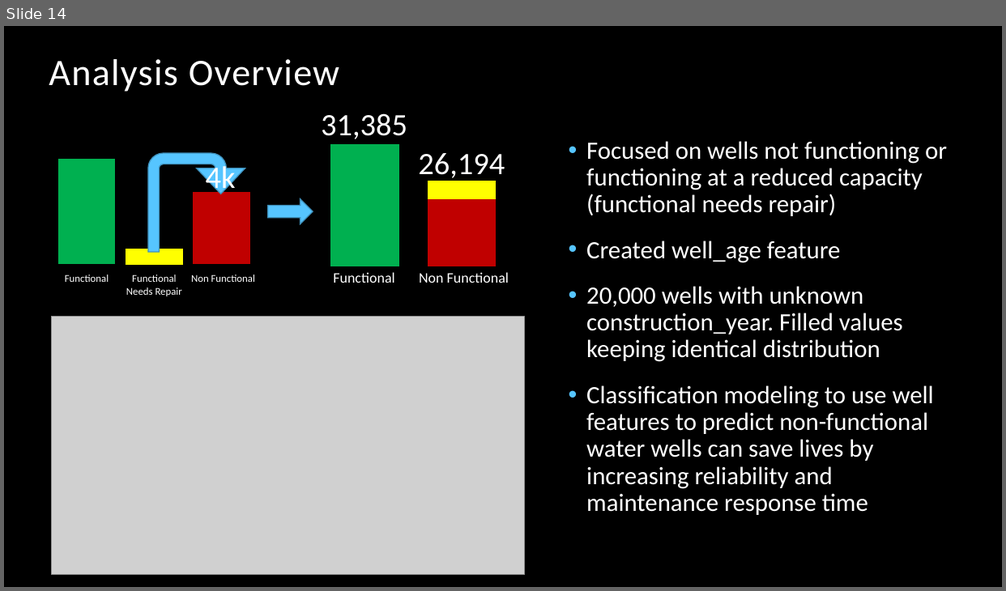
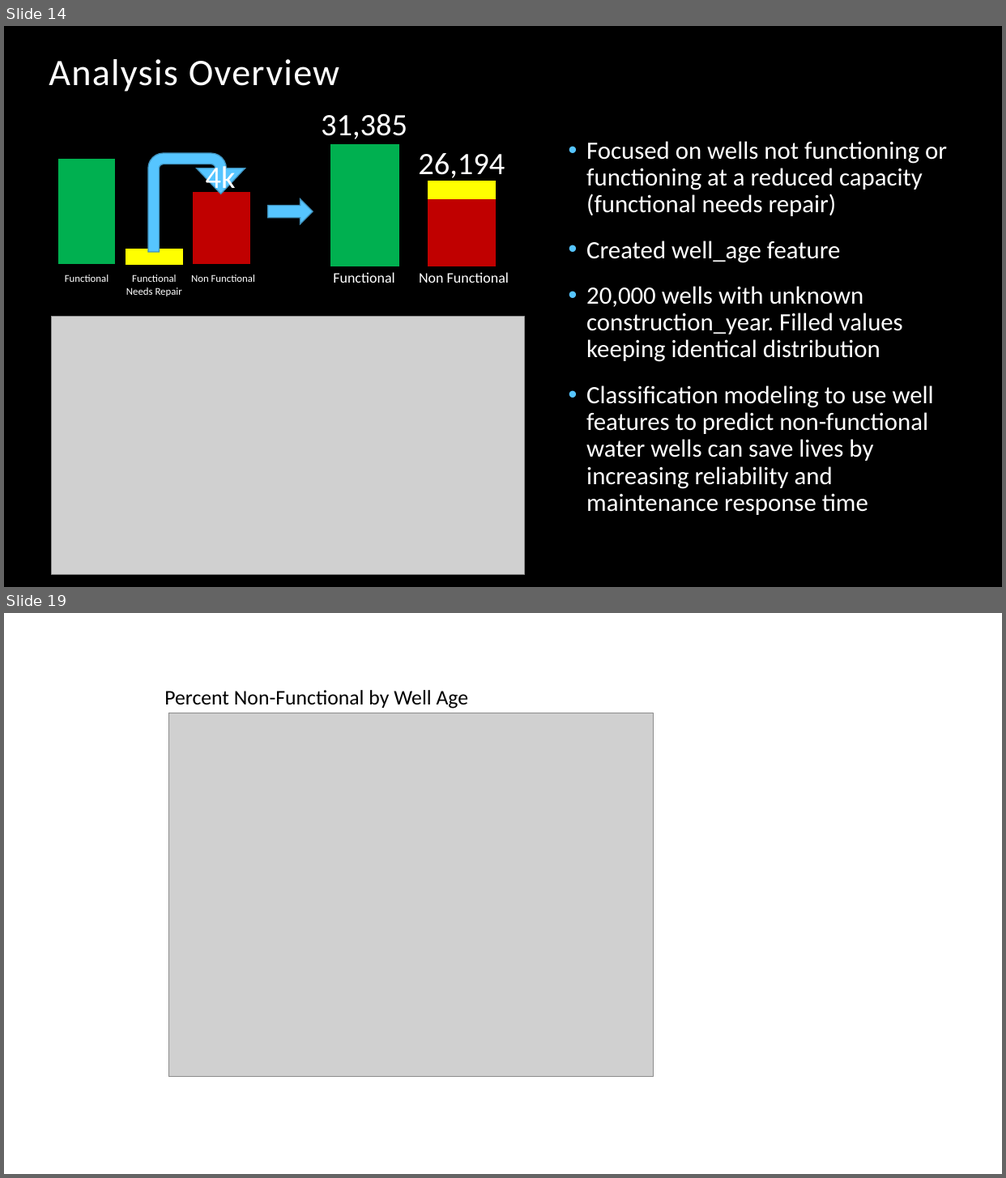
Before and after one commit to bentson1187/phase_3_project, a slide deck: Stakeholder Presentation.pptx. Shown one above the other, each under a label of ours: slide 14 before the commit, slides 14 and 19 after it; the slides between them are not shown. The pictures are 1006x591 and 1006x1178 pixels, drawn with LibreOffice and Linux fonts; fonts in the diff are those of the drawing; grey boxes stand for pictures; background and template pictures are left out. Boxes give left, top, right and bottom in pixels: in the first picture for what was removed or moved away, otherwise in the second. Text is boxed around its words. In the diff, an @@ line names an element or a change of style, - is before the commit and + after.

```diff
--- a/Stakeholder Presentation.pptx
+++ b/Stakeholder Presentation.pptx
@@ slide 19 added at (4, 613, 1002, 1174), background #FFFFFF @@
@@ text added at (164, 690, 469, 709), 20 pt, text #000000 @@
+Percent Non-Functional by Well Age
@@ picture added at (168, 713, 653, 1077) @@
```
Also in this commit, not shown: 5 other slides added, 3 other files.
